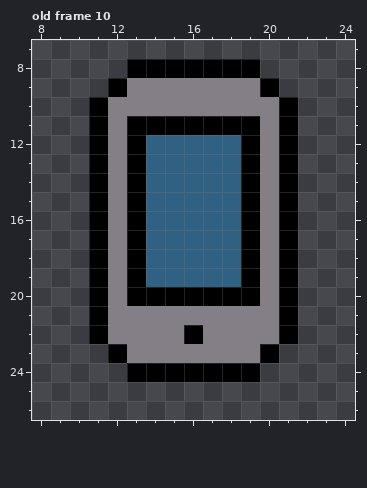
Two states of a pixel-art file, master files/banner_sprites.aseprite. This is how it looked before the edit.
32x32 pixels, 10 frames. Shown: old frame 10: x 8..24, y 7..26.
The same view after the edit:
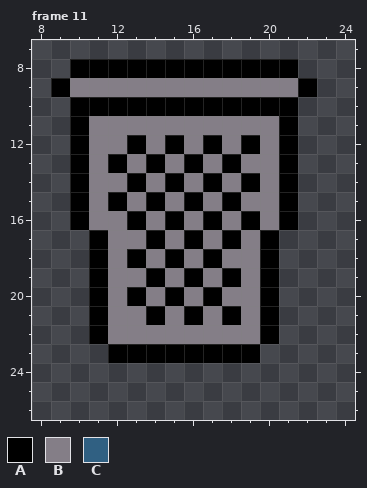
Palette (. is transparent): A #000000  B #847e87  C #306082
A new or re-ordered frame is compared with the old frame closest to it.
Edits made:
frames 10 -> 11
Changed rows in their new state; - is an unchanged pixel.
Frame 11 is new; against old frame 10:
first column x 9:
 8 -AAA-------AA-
 9 ABBB-------BBA
10 -A-AAAAAAAAA--
11 -AB-BBBBBBB---
12 -AB--BABAB----
13 -ABABABABAB---
14 -AB--BABAB----
15 -ABABABABAB---
16 -AB--BABAB----
17 ----BABABABA.-
18 -----BABABBA.-
19 ----BABABABA.-
20 -----B-B-BBA.-
21 -----A-A-A-A.-
22 -------B---A.-
23 ----AAAAAAA.--
24 ----.......---
Pixel boxes of the changes (left, top, right, bottom) in both pictures:
changed: (51, 59, 317, 382)
